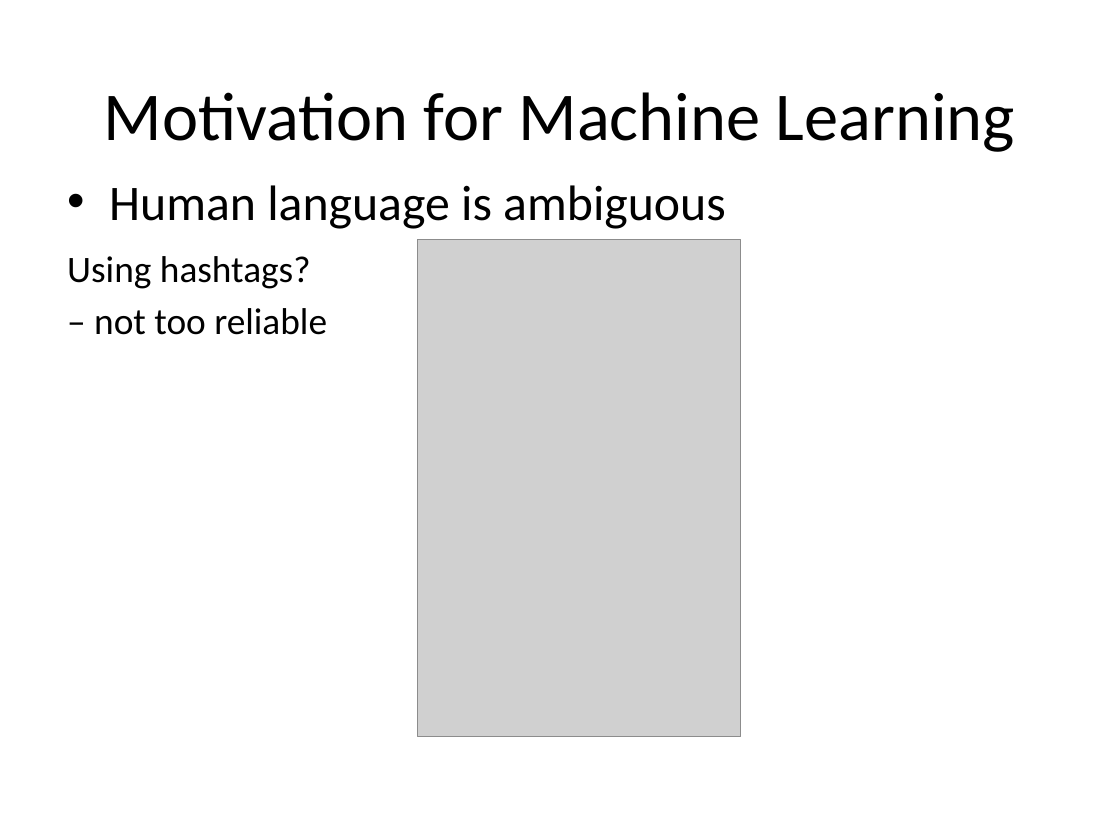
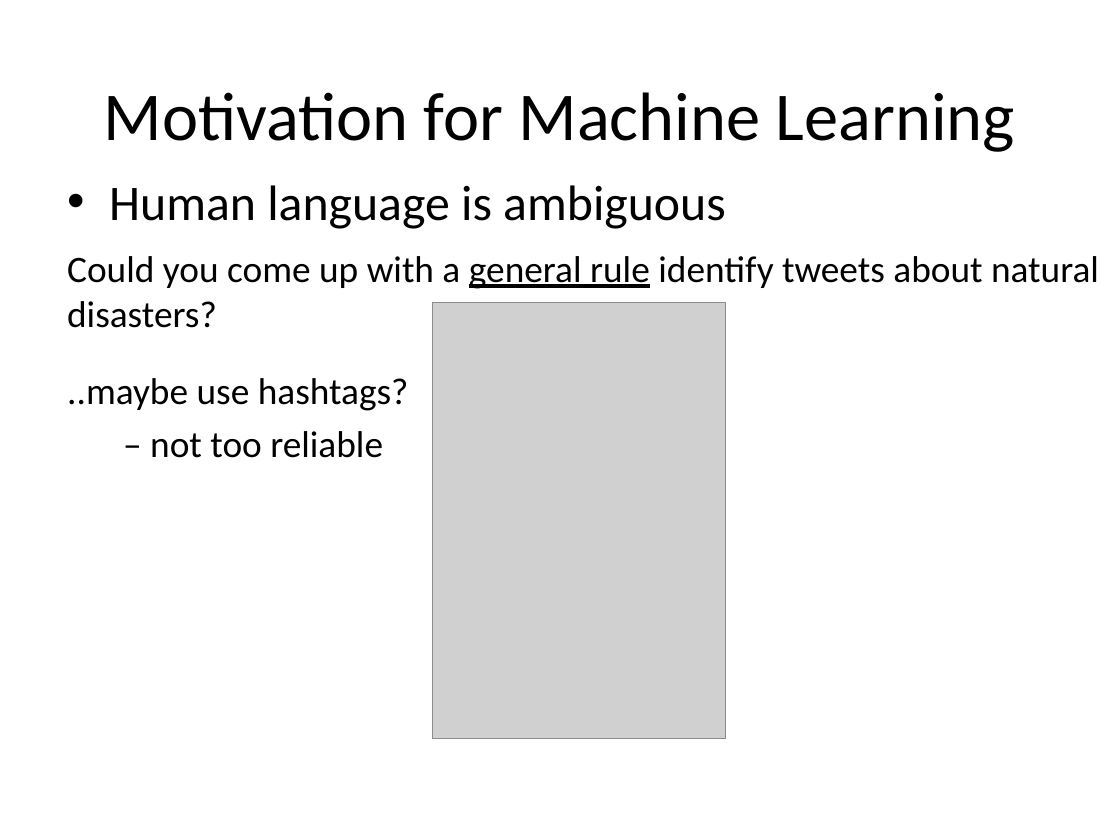
Before and after one commit to Oleksandra28/grad_forum, a slide deck: slide 13 of grad-presentation-sopova 2.pptx. Drawn at 1120x840 pixels with LibreOffice and Linux fonts; fonts in the diff are those of the drawing; grey boxes stand for pictures; background and template pictures are left out. Boxes give left, top, right and bottom in pixels: in the first picture for what was removed or moved away, otherwise in the second. Text is boxed around its words. In the diff, an @@ line names an element or a change of style, - is before the commit and + after.

```diff
--- a/grad-presentation-sopova 2.pptx
+++ b/grad-presentation-sopova 2.pptx
@@ text added at <box>67,256,1099,328</box>, 24 pt, text #000000 @@
+Could you come up with a general rule identify tweets about natural disasters?
@@ picture: place and size @@
-picture at <box>418,240,740,737</box>
+picture at <box>433,302,727,738</box>
@@ text "..maybe use hashtags?": place and size @@
-text "..maybe use hashtags?" at <box>67,256,327,335</box>
+text "..maybe use hashtags?" at <box>67,378,409,458</box>
@@ text at <box>67,378,409,411</box>: text changed @@
-Using hashtags?
+..maybe use hashtags?
```
Also in this commit, not shown: 9 other slides changed, 6 other files.
